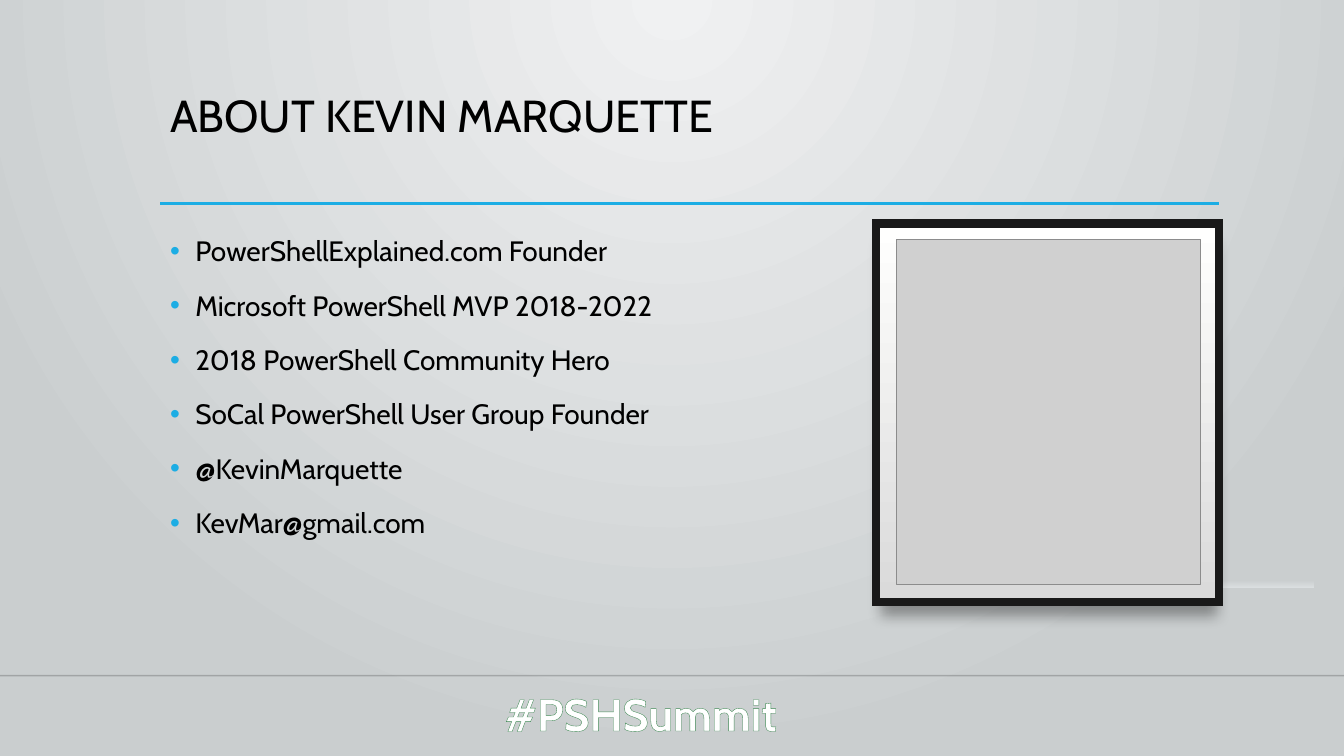
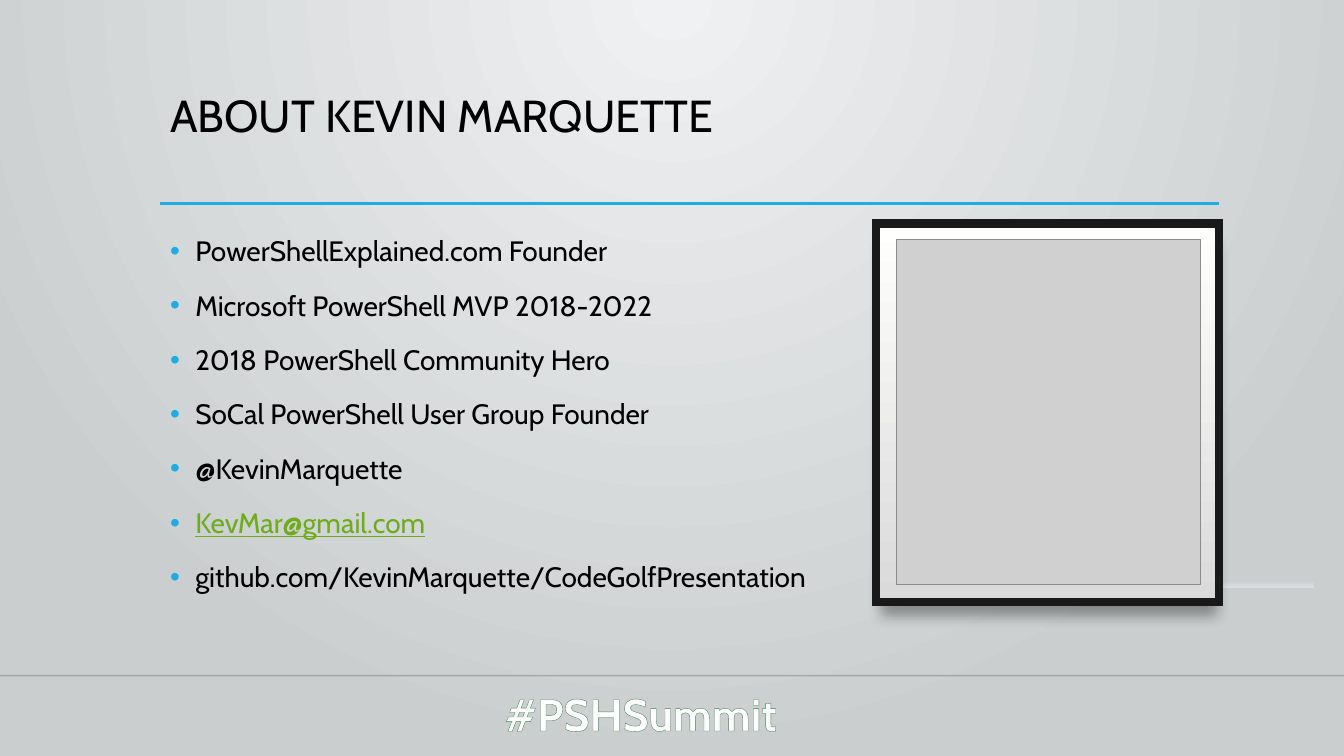
Before and after one commit to KevinMarquette/CodeGolfPresentation, a slide deck: slide 9 of Summit 2022.pptx. Drawn at 1344x756 pixels with LibreOffice and Linux fonts; fonts in the diff are those of the drawing; grey boxes stand for pictures; background and template pictures are left out. Boxes give left, top, right and bottom in pixels: in the first picture for what was removed or moved away, otherwise in the second. Text is boxed around its words. In the diff, an @@ line names an element or a change of style, - is before the commit and + after.

```diff
--- a/Summit 2022.pptx
+++ b/Summit 2022.pptx
@@ text at (195,512,425,540): text colour #000000 to #6EAC1C, underline on in "KevMar@gmail.com" @@
@@ text at (195,566,805,594): paragraph added @@
+• github.com/KevinMarquette/CodeGolfPresentation
```
Also in this commit, not shown: 2 other files.
